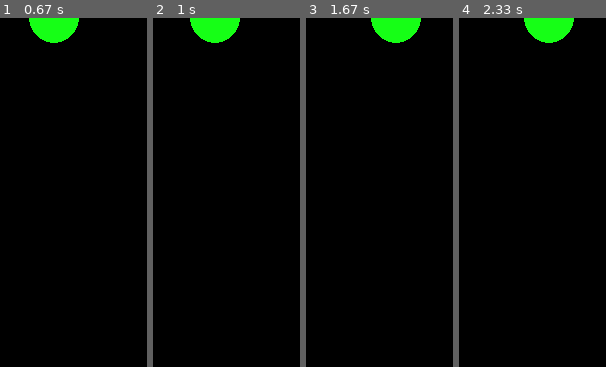
Above: before the commit, frames 1-4 (left to right).
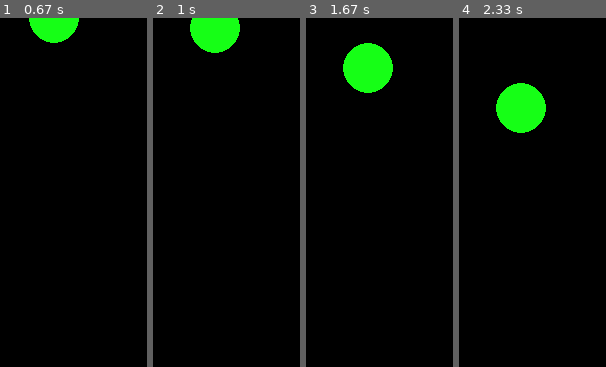
Above: after the commit, the same moments.

Repository: bhawesh2002/learning_path_to_PyGame
Game: pygame game, started from bouncy_walls/bouncy_walls.py
Same seed, same stepped clock (60 frames per second), same inputs: the game is played once before the commit and once after it.
Inputs:
- Up to frame 1 (0.67 s): hold Right from 0.33 s (still down)
- Up to frame 2 (1 s): release Right at 0.8 s; hold Up from 0.83 s (still down)
- Up to frame 3 (1.67 s): release Up at 1.13 s; hold Right 1.17-1.63 s
- Up to frame 4 (2.33 s): no input

Frame 1 is identical in both runs. In frame 2, 1.0% of the frame differs, in the area x 25-60%, y 0-11%; in frame 3, 5.6%, in the area x 25-79%, y 0-22%; in frame 4, 5.6%.

Commit message:
allow the ball to bounce from the top wall

Diff:
--- a/bouncy_walls/bouncy_walls.py
+++ b/bouncy_walls/bouncy_walls.py
@@ -52,5 +52,9 @@
     if(pygame.key.get_pressed()[K_UP]):
         if(y_pos > dimensions.topleft[1]):
             y_pos -= 1
-        else:
-            y_pos = dimensions.topleft[1]
+        elif(y_pos == dimensions.topleft[1]):
+            while(y_pos != dimensions.centery):
+                y_pos += 1
+                window.fill((0,0,0))
+                ball = pygame.draw.circle(window,(22,255,22),(x_pos,y_pos),25)
+                pygame.display.update()
